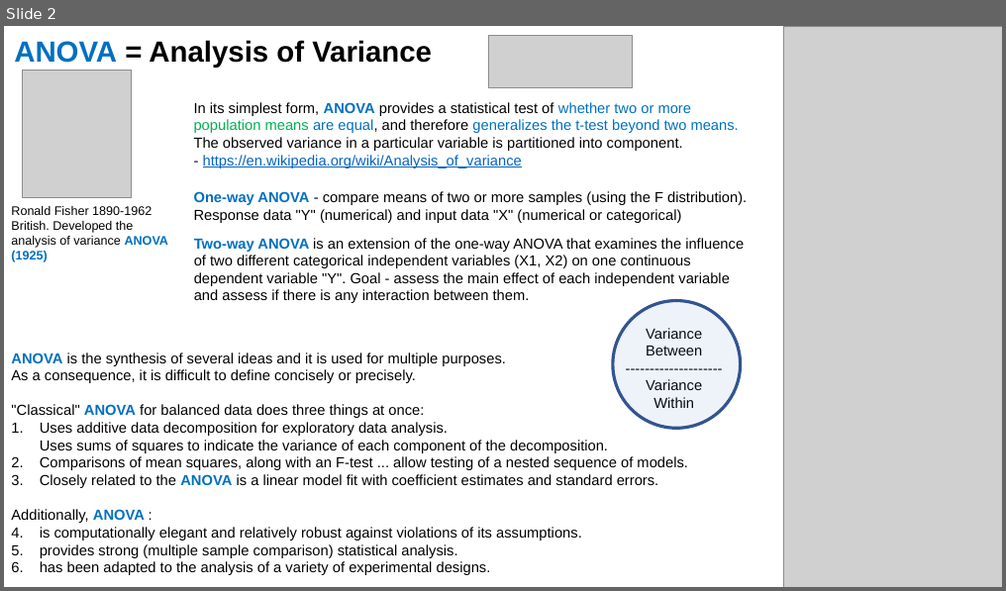
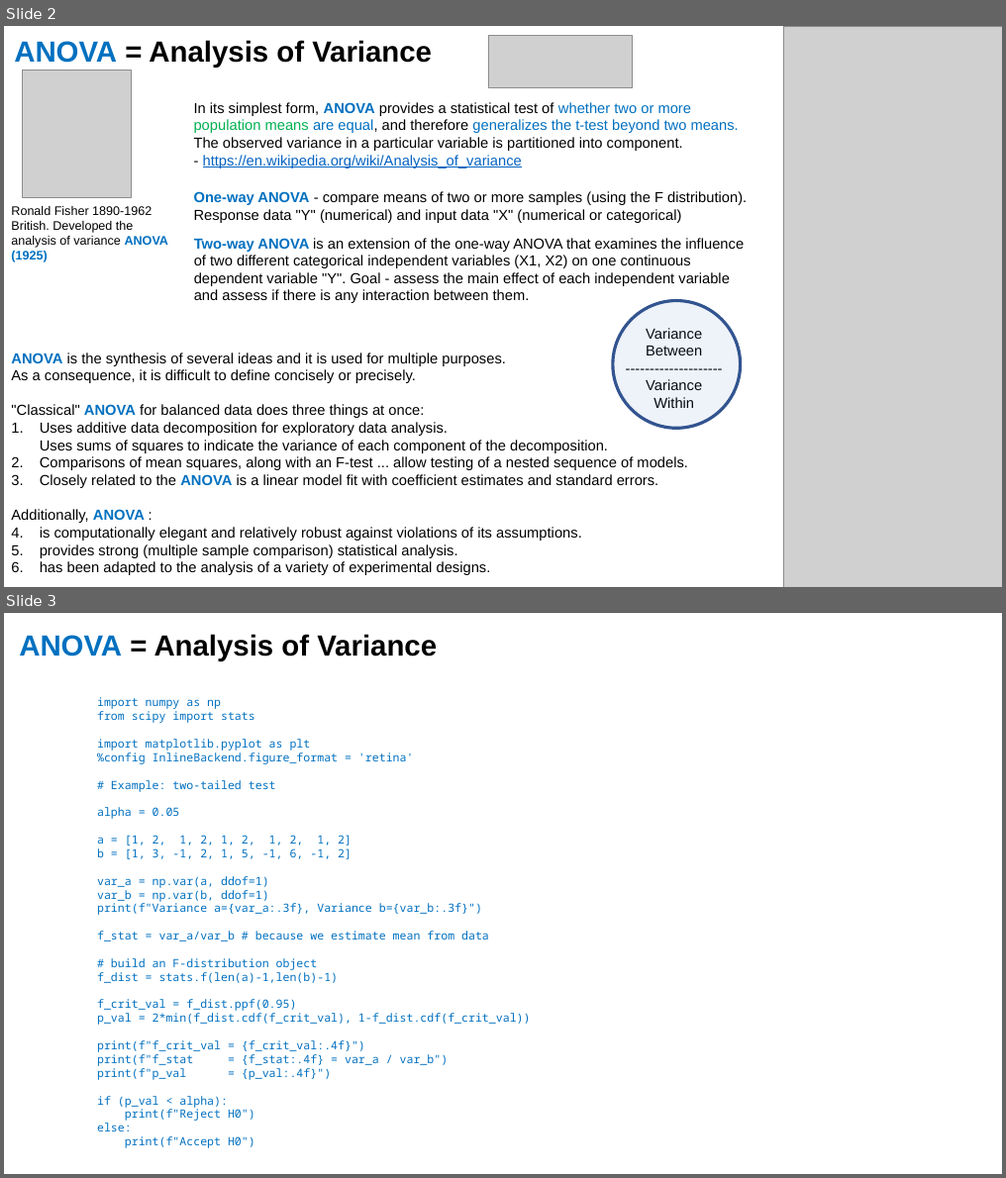
Before and after one commit to lselector/ml_ai_doc, a slide deck: statistics_08_F_ANOVA.pptx. Shown one above the other, each under a label of ours: slide 2 before the commit, slides 2 and 3 after it. The pictures are 1006x591 and 1006x1178 pixels, drawn with LibreOffice and Linux fonts; fonts in the diff are those of the drawing; grey boxes stand for pictures. Boxes give left, top, right and bottom in pixels: in the first picture for what was removed or moved away, otherwise in the second. Text is boxed around its words. In the diff, an @@ line names an element or a change of style, - is before the commit and + after.

```diff
--- a/statistics_08_F_ANOVA.pptx
+++ b/statistics_08_F_ANOVA.pptx
@@ slide 3 added at (x1=4, y1=613, x2=1002, y2=1174), background #FFFFFF @@
@@ text added at (x1=19, y1=634, x2=437, y2=662), 28 pt, text #000000, bold @@
+ANOVA = Analysis of Variance
@@ text added at (x1=97, y1=697, x2=531, y2=1149), 11 pt, text #0070C0 @@
+import numpy as np
+from scipy import stats
+import matplotlib.pyplot as plt
+%config InlineBackend.figure_format = 'retina'
+# Example: two-tailed test
+alpha = 0.05
+a = [1, 2, 1, 2, 1, 2, 1, 2, 1, 2]
+b = [1, 3, -1, 2, 1, 5, -1, 6, -1, 2]
+var_a = np.var(a, ddof=1)
+var_b = np.var(b, ddof=1)
+print(f"Variance a={var_a:.3f}, Variance b={var_b:.3f}")
+f_stat = var_a/var_b # because we estimate mean from data
+# build an F-distribution object
+f_dist = stats.f(len(a)-1,len(b)-1)
+f_crit_val = f_dist.ppf(0.95)
+p_val = 2*min(f_dist.cdf(f_crit_val), 1-f_dist.cdf(f_crit_val))
+print(f"f_crit_val = {f_crit_val:.4f}")
+print(f"f_stat = {f_stat:.4f} = var_a / var_b")
+print(f"p_val = {p_val:.4f}")
+if (p_val < alpha):
+print(f"Reject H0")
+else:
+print(f"Accept H0")
```
Also in this commit, not shown: 1 slide changed, 1 other file.
